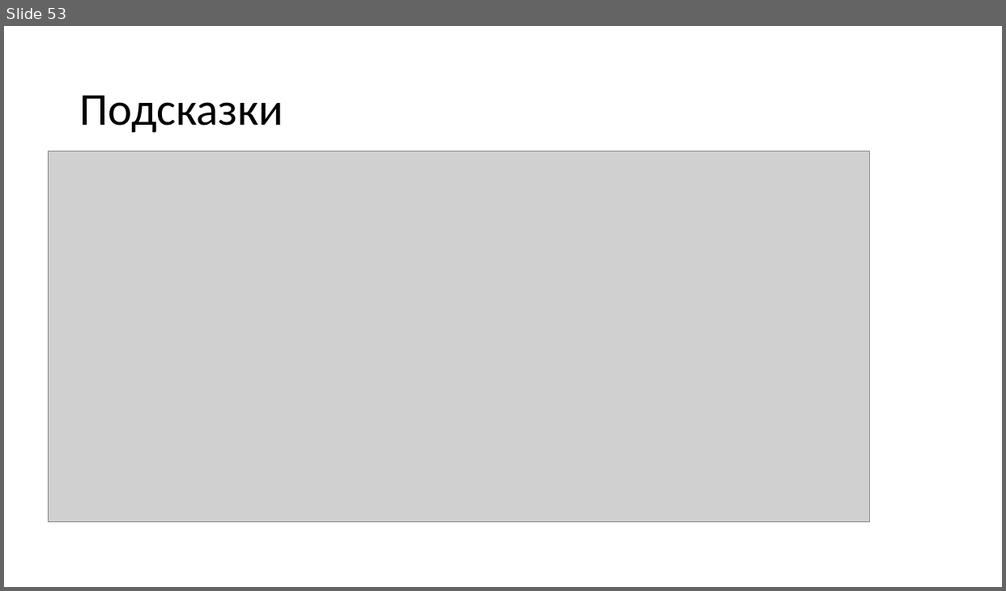
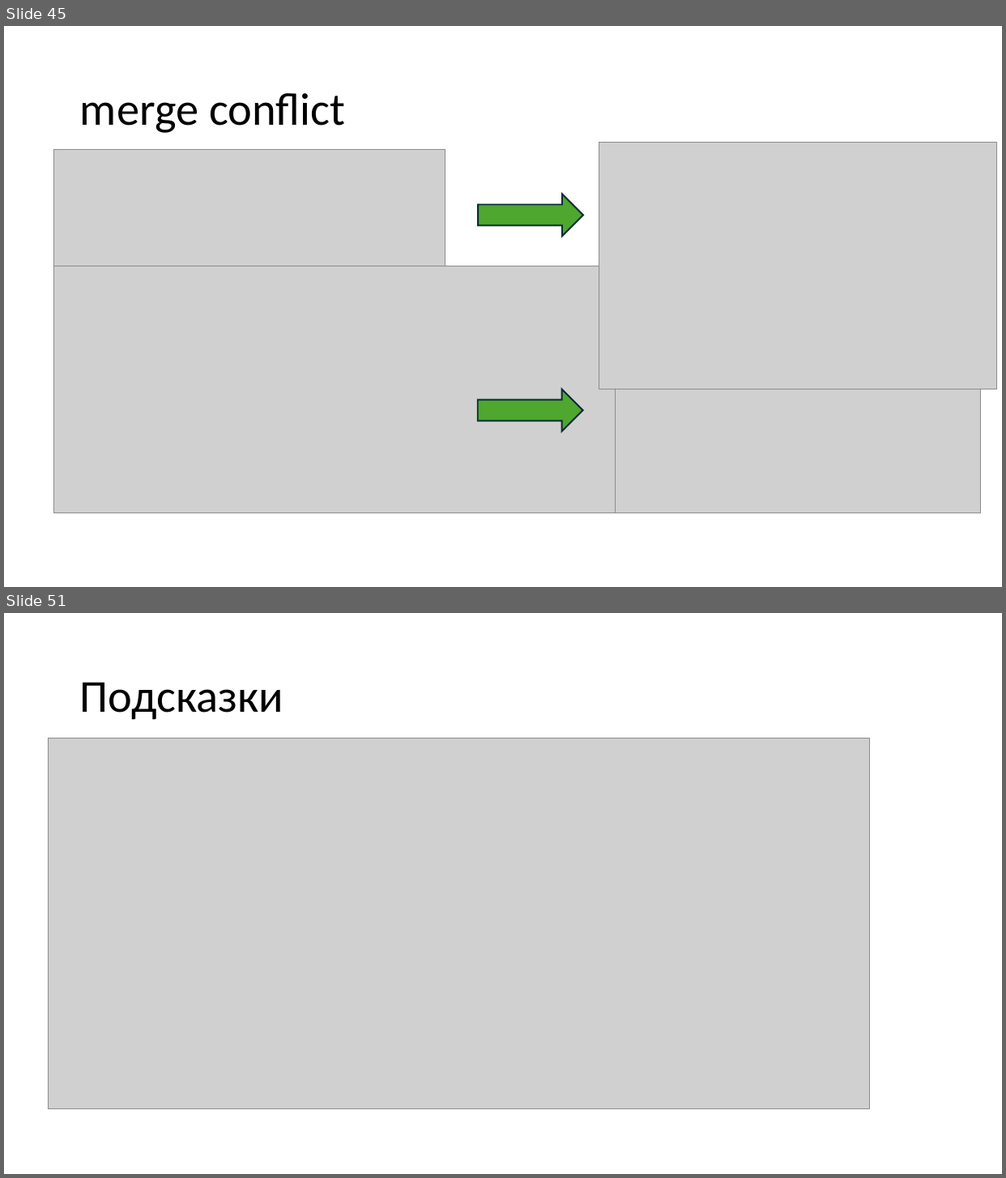
Before and after one commit to yoursdearboy/git-101, a slide deck: basic2.pptx. Shown one above the other, each under a label of ours: slide 53 before the commit, slides 45 and 51 after it; the slides between them are not shown. The pictures are 1006x591 and 1006x1178 pixels, drawn with LibreOffice and Linux fonts; fonts in the diff are those of the drawing; grey boxes stand for pictures. Boxes give left, top, right and bottom in pixels: in the first picture for what was removed or moved away, otherwise in the second. Text is boxed around its words. In the diff, an @@ line names an element or a change of style, - is before the commit and + after.

```diff
--- a/basic2.pptx
+++ b/basic2.pptx
@@ slide 45 added at box(4, 26, 1002, 587), background #FFFFFF @@
@@ title added at box(80, 93, 345, 133), 44 pt, text #000000 @@
+merge conflict
@@ picture added at box(599, 142, 997, 389) @@
@@ picture added at box(53, 149, 445, 390) @@
@@ down arrow added at box(478, 194, 583, 236), fill #4EA72E, outline #092A39 1.5 pt @@
@@ picture added at box(53, 266, 774, 513) @@
@@ picture added at box(616, 266, 981, 513) @@
@@ down arrow added at box(478, 390, 583, 431), fill #4EA72E, outline #092A39 1.5 pt @@
@@ what was slide 53 is now slide 51 @@
```
Also in this commit, not shown: 10 slides changed, 12 other slides added, 12 slides removed.
